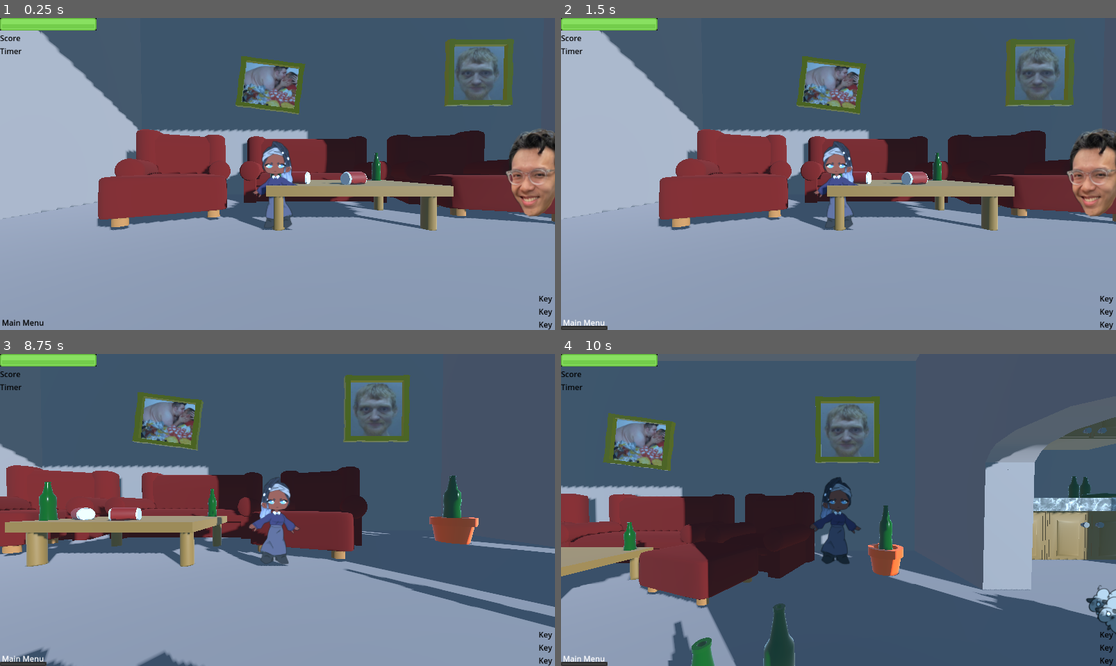
Above: before the commit, frames 1-4 (two rows, left to right).
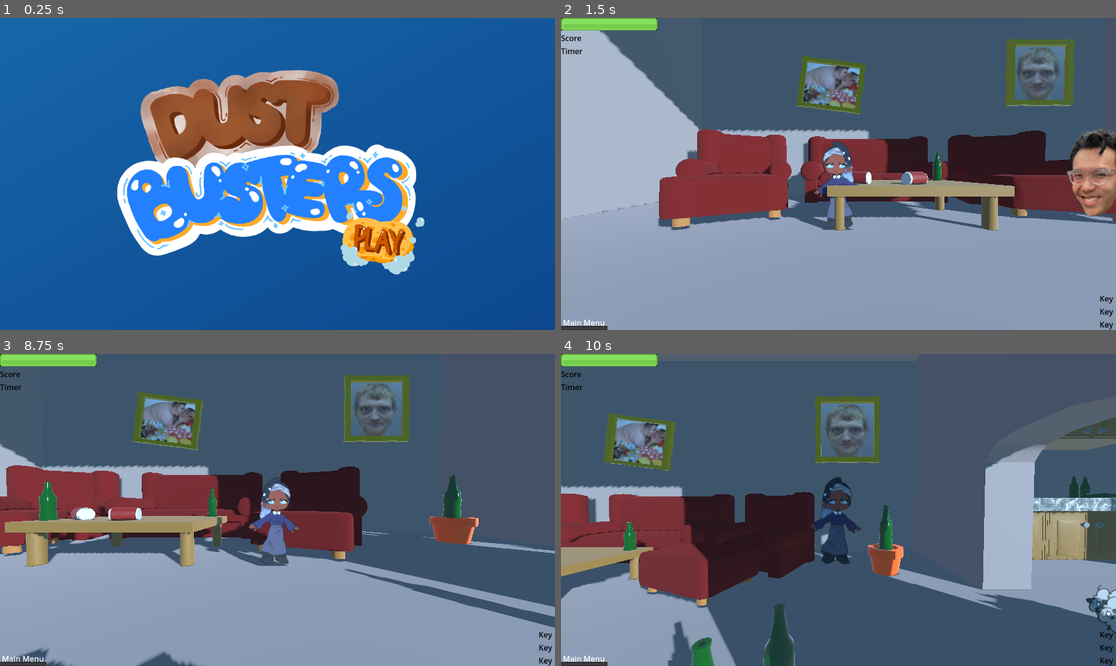
Above: after the commit, the same moments.

Repository: m-tsoi/Dust-Busters
Game: Godot game, scene res://scenes/game/game.tscn
Same seed, same stepped clock (60 frames per second), same inputs: the game is played once before the commit and once after it. Before the commit the project starts from res://scenes/levels/level.tscn. The engine's default icon, where the game draws it, is replaced by a stand-in: a white triangle on a blue panel in a dark square.
Inputs (mouse positions are in pixels of both pictures, inside the frame that each line leads up to):
- Up to frame 1 (0.25 s): no input
- Up to frame 2 (1.5 s): click (938, 239) at 0.52 s; click "Main Menu" at 1.25 s
- Up to frame 3 (8.75 s): tap Enter at 2 s; hold D (move_right) 2.03-2.78 s; tap , (basic_attack) every 0.75 s from 2.1 to 8.1 s; tap Space (jump) at 2.27, 3.02, 4.52, 5.27, 6.02, 7.52, 8.27 s; hold Down (ui_down) 2.78-3.53 s; hold D (move_right) 3.53-4.28 s; hold Up (ui_up) 4.28-5.03 s; hold A (move_left) 5.03-6.53 s; hold Down (ui_down) 6.53-7.28 s; hold D (move_right) 7.28-8.03 s; hold Up (ui_up) from 8.03 s (still down)
- Up to frame 4 (10 s): release Up (ui_up) at 8.78 s; hold D (move_right) 8.78-9.53 s; tap , (basic_attack) at 8.85, 9.6 s; tap Space (jump) at 9.02 s; hold Down (ui_down) from 9.53 s (still down)

The runs differ from the first frame. In frame 1, 100% of the frame differs, in the area x 0-100%, y 0-100%; in frame 2, nothing differs; in frame 3, less than 0.1%; in frame 4, nothing differs.

Commit message:
game loop, main menu + level1
swaps between main menu and level 1, resets level1 and the autoload

Diff:
--- a/project.godot
+++ b/project.godot
@@ -12,7 +12,7 @@
 
 config/name="Dust Busters"
 config/description="sponsored by chlorox"
-run/main_scene="res://scenes/levels/level.tscn"
+run/main_scene="res://scenes/game/game.tscn"
 config/features=PackedStringArray("4.1", "Forward Plus")
 config/icon="res://icon.svg"
 
--- /dev/null
+++ b/scenes/game/game.gd
@@ -0,0 +1,47 @@
+extends Node3D
+
+var main_menu_scene = preload("res://scenes/user_interface/main_menu.tscn").instantiate()
+var level1 = preload("res://scenes/levels/level.tscn")
+var current_level = level1.instantiate()
+
+# Unimplemented
+var win_scene = preload("res://scenes/user_interface/main_menu.tscn").instantiate()
+var lose_scene = preload("res://scenes/user_interface/main_menu.tscn").instantiate()
+
+var default_health = GlobalStatsManager.player_health
+
+# Called when the node enters the scene tree for the first time.
+func _ready():
+	main_menu_scene.connect("play_level", receive_play_level_signal)
+	current_level.connect("lost", receive_lost_signal)
+	current_level.connect("won", receive_won_signal)
+	add_child(main_menu_scene)
+
+# Called every frame. 'delta' is the elapsed time since the previous frame.
+func _process(delta):
+	pass
+
+func reset_autoload():
+	GlobalStatsManager.set_player_health(default_health)
+	GlobalStatsManager.set_enemies_killed(0)
+	GlobalStatsManager.set_trash_cleaned(0)
+	GlobalStatsManager.set_puddles_cleaned(0)
+
+func receive_play_level_signal():
+	current_level = level1.instantiate()
+	current_level.connect("lost", receive_lost_signal)
+	current_level.connect("won", receive_won_signal)
+	remove_child(main_menu_scene)
+	add_child(current_level)
+
+func receive_lost_signal():
+	remove_child(current_level)
+	current_level.queue_free()
+	reset_autoload()
+	add_child(main_menu_scene)
+
+func receive_won_signal():
+	remove_child(current_level)
+	current_level.queue_free()
+	reset_autoload()
+	add_child(main_menu_scene)
--- /dev/null
+++ b/scenes/game/game.tscn
@@ -0,0 +1,6 @@
+[gd_scene load_steps=2 format=3 uid="uid://do7eje05ypmke"]
+
+[ext_resource type="Script" path="res://scenes/game/game.gd" id="1_khdca"]
+
+[node name="Game" type="Node3D"]
+script = ExtResource("1_khdca")
--- /dev/null
+++ b/scenes/user_interface/main_menu.gd
@@ -0,0 +1,15 @@
+extends Control
+signal play_level
+
+# Called when the node enters the scene tree for the first time.
+func _ready():
+	pass # Replace with function body.
+
+
+# Called every frame. 'delta' is the elapsed time since the previous frame.
+func _process(delta):
+	pass
+
+
+func _on_play_button_pressed():
+	emit_signal("play_level")
--- a/scenes/user_interface/main_menu.tscn
+++ b/scenes/user_interface/main_menu.tscn
@@ -1,6 +1,7 @@
-[gd_scene load_steps=8 format=3 uid="uid://du87khxmwfm2j"]
+[gd_scene load_steps=9 format=3 uid="uid://du87khxmwfm2j"]
 
 [ext_resource type="Texture2D" uid="uid://bqehhidt86ofv" path="res://assets/user_interface/main_menu/Dust-Busters-Title-Placeholder.png" id="1_rgdtp"]
+[ext_resource type="Script" path="res://scenes/user_interface/main_menu.gd" id="1_x4sgs"]
 [ext_resource type="Texture2D" uid="uid://dabq5c74cj271" path="res://assets/user_interface/main_menu/IMG_3942.PNG" id="2_u37yd"]
 [ext_resource type="Texture2D" uid="uid://bjhlv37f1g0bh" path="res://assets/user_interface/main_menu/IMG_3945.PNG" id="3_v3mtu"]
 
@@ -28,6 +29,7 @@
 anchor_bottom = 1.0
 grow_horizontal = 2
 grow_vertical = 2
+script = ExtResource("1_x4sgs")
 
 [node name="TextureRect" type="TextureRect" parent="."]
 layout_mode = 1
@@ -109,3 +111,5 @@
 scale = Vector2(0.085, 0.085)
 icon = ExtResource("3_v3mtu")
 flat = true
+
+[connection signal="pressed" from="TextureRect/PlayButton" to="." method="_on_play_button_pressed"]
